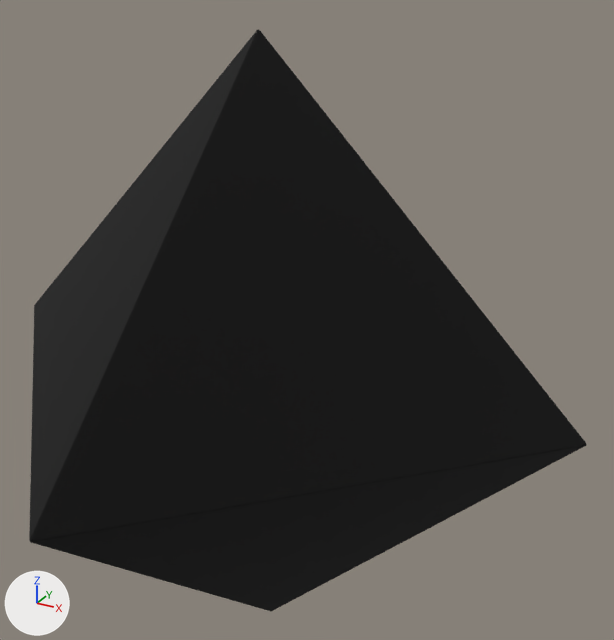
Renders of the glTF model Models/diamond-music-gem.glb from each side of a commit.
Camera for both pictures: a 50 mm lens placed at (0.293, -0.471, 0.277), pointed at (0.02, 0.026, 0.029). Arrows for +X, +Y and +Z are at lower left; the lights stay in place. Where no turn or scale is listed for an object, it has been applied to the vertices.

Objects in the first picture: 'diamond-music-gem'.
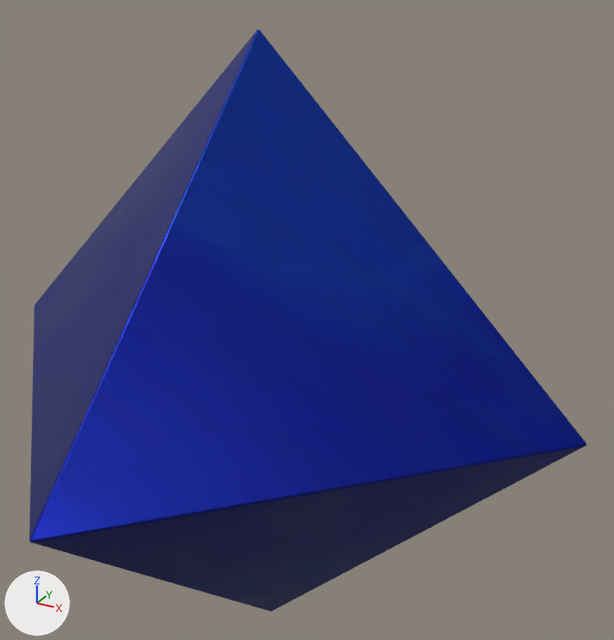
Changed parts and their boxes (x1, y1, x2, y2) in the pictures (614 x 640 px):
'diamond-music-gem', recoloured (black to blue)
    both: (29, 29, 587, 611)

What the commit changed:
Picture 'aiStandardSurface1SG_Normal' (img_aistandardsurface1sg_normal) is new.
Picture 'aiStandardSurface1SG_Metallic-aiStandardSurface1SG_Roughness' (img_aistandardsurface1sg_metallic_aistandardsurface1sg_roughness) is new.
Picture 'aiStandardSurface1SG_BaseColor' (img_aistandardsurface1sg_basecolor) is new.
Material 'Material.001' (mat_material_001) is new.
Uses the picture img_aistandardsurface1sg_basecolor.
Uses the picture img_aistandardsurface1sg_metallic_aistandardsurface1sg_roughness.
Uses the picture img_aistandardsurface1sg_normal.
me_diamond_music_gem has 54 vertices, 104 faces and spans x -0.228..0.228, y -0.23..0.23, z -0.23..0.23.
me_diamond_music_gem no longer uses material mat_aistandardsurface1sg (black #000000).
me_diamond_music_gem now uses material mat_material_001.
